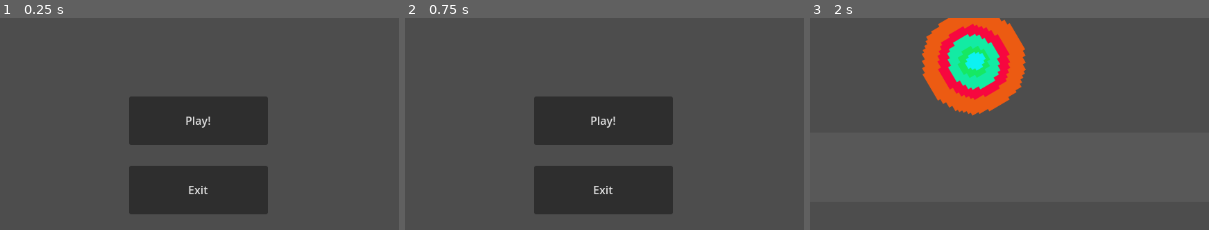
Above: before the commit, frames 1-3 (left to right).
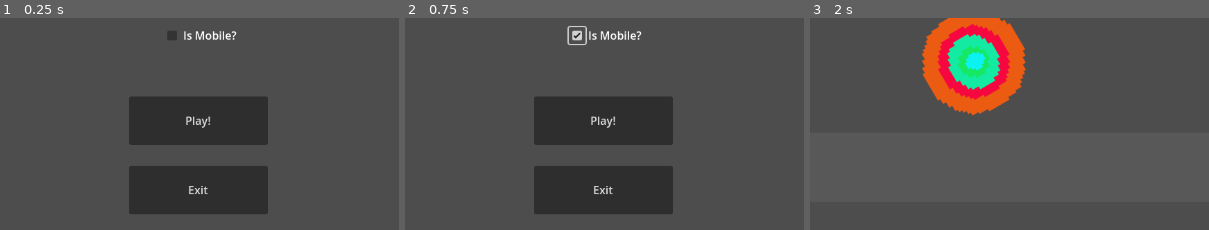
Above: after the commit, the same moments.

Repository: lotigara/collider-run-godot-edition
Game: Godot game, scene res://scenes/main_menu.tscn
The game is run twice, just before and just after one commit, with the same random seed, the same clock (stepped at 60 frames per second) and the same inputs.
Inputs (mouse positions are % of the whole screen's width and height, from its top left):
- Up to frame 1 (0.25 s): no input
- Up to frame 2 (0.75 s): click (47, 38) at 0.5 s, where only the run after the commit has a clickable "Is Mobile?"
- Up to frame 3 (2 s): click "Play!" at 1.25 s
The pictures show only the part of the screen within x 25-75%, y 34-84%; the shares and areas given below are measured in that part.

The runs differ from the first frame. In frame 1, 0.4% of the frame differs, in the area x 42-60%, y 6-11%; in frame 2, 0.5%, in the area x 40-60%, y 3-13%; in frame 3, nothing differs.

Commit message:
Add "Is mobile?" checkbox

Diff:
--- a/scenes/level_0.tscn
+++ b/scenes/level_0.tscn
@@ -19,6 +19,8 @@
 script = ExtResource("3_hb3l1")
 
 [node name="Button" type="Button" parent="Camera2D"]
+unique_name_in_owner = true
+visible = false
 z_index = 1
 offset_left = -585.0
 offset_top = -320.0
--- a/scenes/main_menu.tscn
+++ b/scenes/main_menu.tscn
@@ -61,5 +61,25 @@
 vertical_alignment = 1
 clip_text = true
 
+[node name="CheckBox" type="CheckBox" parent="."]
+layout_mode = 1
+anchors_preset = 5
+anchor_left = 0.5
+anchor_right = 0.5
+offset_left = -50.0
+offset_top = -100.0
+offset_right = -26.0
+offset_bottom = -76.0
+grow_horizontal = 2
+
+[node name="Label" type="Label" parent="CheckBox"]
+layout_mode = 0
+offset_left = 24.0
+offset_right = 105.0
+offset_bottom = 26.0
+text = "Is Mobile?"
+horizontal_alignment = 2
+
 [connection signal="button_up" from="ButtonPlay" to="." method="_on_button_play_button_up"]
 [connection signal="button_up" from="ButtonExit" to="." method="_on_button_exit_button_up"]
+[connection signal="button_down" from="CheckBox" to="." method="_on_check_box_button_down"]
--- a/scripts/control.gd
+++ b/scripts/control.gd
@@ -4,10 +4,12 @@
 @onready var target = position
 
 func _ready():
-	pass
+	if Global.is_mobile:
+		%Button.visible = true
 
 func _input(event):
 	if event.is_action_released("ui_cancel"):
+		Global.is_mobile = false
 		get_tree().change_scene_to_file("res://scenes/main_menu.tscn")
 
 func _process(delta):
--- a/scripts/global.gd
+++ b/scripts/global.gd
@@ -1,4 +1,4 @@
 extends Node
 
-var player_nickname
 var player_speed = 5
+var is_mobile = false
--- a/scripts/main_menu.gd
+++ b/scripts/main_menu.gd
@@ -10,3 +10,8 @@
 
 func _on_button_exit_button_up():
 	get_tree().quit()
+
+
+func _on_check_box_button_down():
+	if $CheckBox.toggled:
+		Global.is_mobile = true
